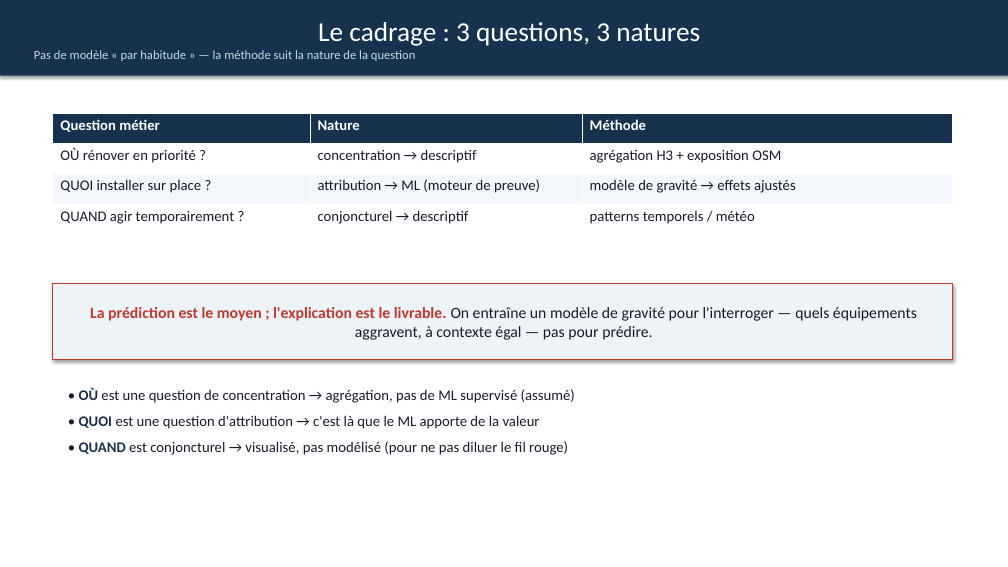
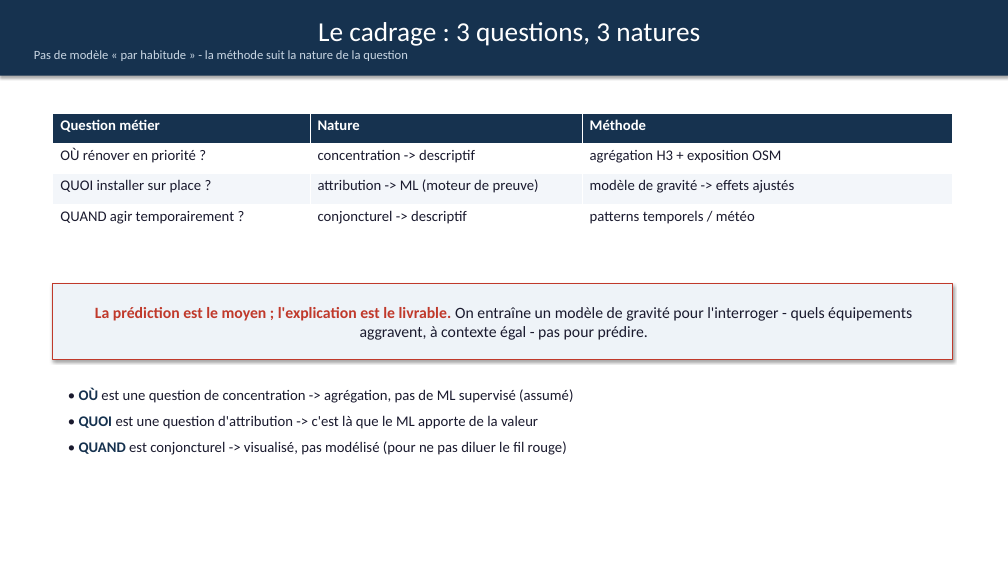
Before and after one commit to SabaMG/xploring, a slide deck: slide 4 of presentation/presentation_finale.pptx. Drawn at 1008x567 pixels with LibreOffice and Linux fonts; fonts in the diff are those of the drawing. Boxes give left, top, right and bottom in pixels: in the first picture for what was removed or moved away, otherwise in the second. Text is boxed around its words. In the diff, an @@ line names an element or a change of style, - is before the commit and + after.

```diff
--- a/presentation/presentation_finale.pptx
+++ b/presentation/presentation_finale.pptx
@@ text in rectangle at bbox=[34, 50, 408, 61]: text changed @@
-Pas de modèle « par habitude » — la méthode suit la nature de la question
+Pas de modèle « par habitude » - la méthode suit la nature de la question
@@ table at bbox=[53, 113, 953, 234] @@
-row 2, column 2: concentration → descriptif
+row 2, column 2: concentration -> descriptif
-row 3, column 2: attribution → ML (moteur de preuve)
+row 3, column 2: attribution -> ML (moteur de preuve)
-row 3, column 3: modèle de gravité → effets ajustés
+row 3, column 3: modèle de gravité -> effets ajustés
-row 4, column 2: conjoncturel → descriptif
+row 4, column 2: conjoncturel -> descriptif
@@ text in rectangle at bbox=[95, 307, 912, 340]: text changed @@
-La prédiction est le moyen ; l'explication est le livrable. On entraîne un modèle de gravité pour l'interroger — quels équipements aggravent, à contexte égal — pas pour prédire.
+La prédiction est le moyen ; l'explication est le livrable. On entraîne un modèle de gravité pour l'interroger - quels équipements aggravent, à contexte égal - pas pour prédire.
@@ text at bbox=[79, 387, 573, 455]: text changed @@
-• OÙ est une question de concentration → agrégation, pas de ML supervisé (assumé)
-• QUOI est une question d'attribution → c'est là que le ML apporte de la valeur
-• QUAND est conjoncturel → visualisé, pas modélisé (pour ne pas diluer le fil rouge)
+• OÙ est une question de concentration -> agrégation, pas de ML supervisé (assumé)
+• QUOI est une question d'attribution -> c'est là que le ML apporte de la valeur
+• QUAND est conjoncturel -> visualisé, pas modélisé (pour ne pas diluer le fil rouge)
```
Also in this commit, not shown: 18 other slides changed, 17 other files.
